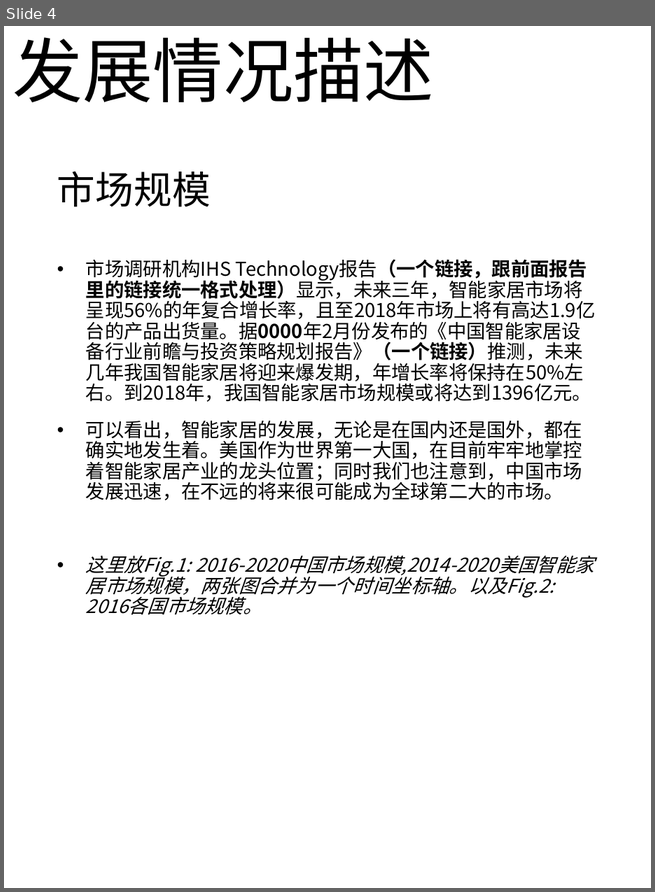
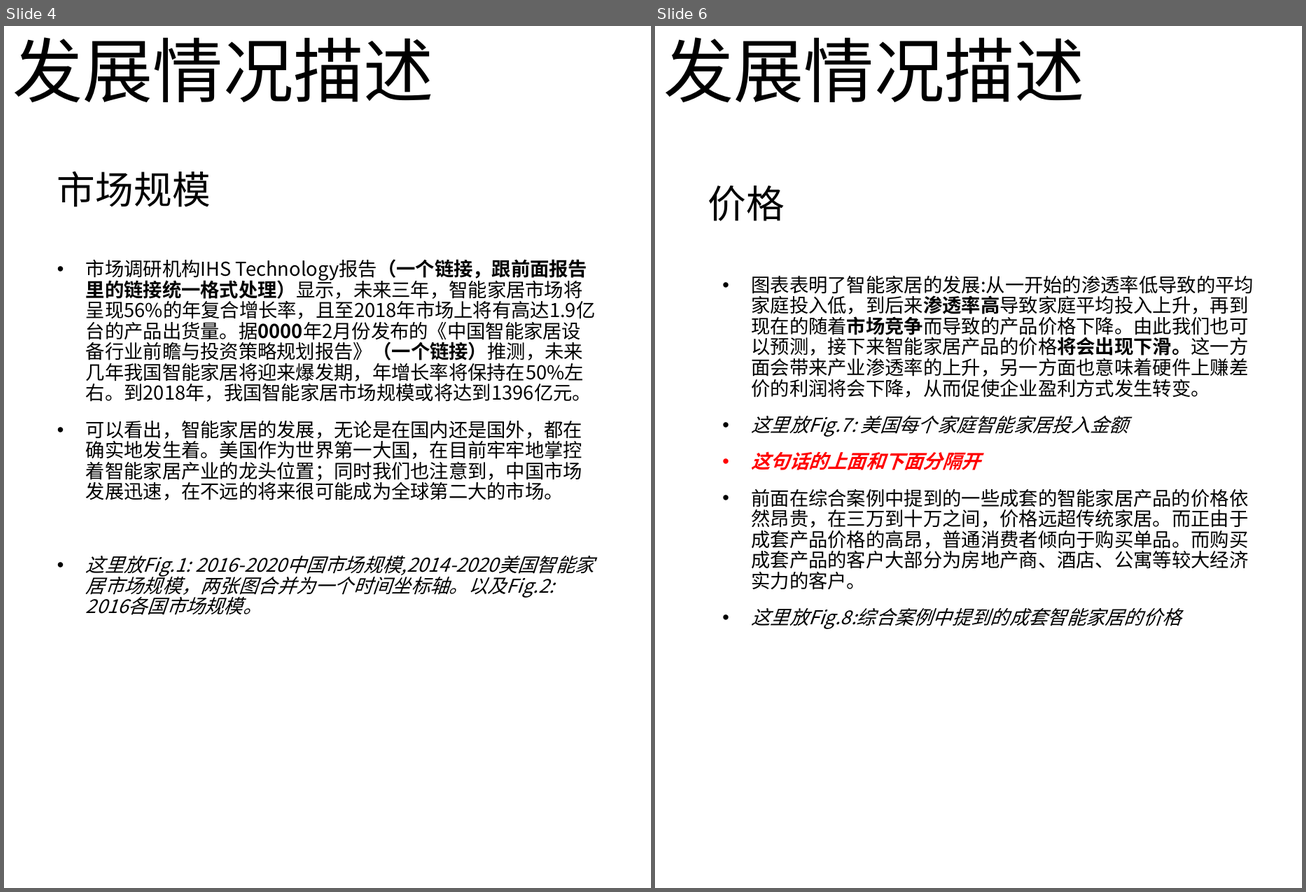
Before and after one commit to RLi43/Industry-Frontier, a slide deck: 市场/排版.pptx. Shown side by side, each under a label of ours: slide 4 before the commit, slides 4 and 6 after it; the slides between them are not shown. The pictures are 655x892 and 1306x892 pixels, drawn with LibreOffice and Linux fonts; fonts in the diff are those of the drawing. Boxes give left, top, right and bottom in pixels: in the first picture for what was removed or moved away, otherwise in the second. Text is boxed around its words. In the diff, an @@ line names an element or a change of style, - is before the commit and + after.

Commit message:
发展情况和原因分析基本上弄完了，.md里面还有几个问题

```diff
--- a/市场/排版.pptx
+++ b/市场/排版.pptx
@@ slide 6 added at bbox=[655, 26, 1302, 888], background #FFFFFF @@
@@ title added at bbox=[663, 37, 1085, 103], 58.7 pt, text #000000 @@
+发展情况描述
@@ text added at bbox=[708, 186, 785, 221], 32 pt, text #000000 @@
+价格
@@ text added at bbox=[751, 276, 1253, 629], 16 pt, text #000000 @@
+• 图表表明了智能家居的发展:从一开始的渗透率低导致的平均家庭投入低，到后来渗透率高导致家庭平均投入上升，再到现在的随着市场竞争而导致的产品价格下降。由此我们也可以预测，接下来智能家居产品的价格将会出现下滑。这一方面会带来产业渗透率的上升，另一方面也意味着硬件上赚差价的利润将会下降，从而促使企业盈利方式发生转变。
+• 这里放Fig.7: 美国每个家庭智能家居投入金额
+• 这句话的上面和下面分隔开
+• 前面在综合案例中提到的一些成套的智能家居产品的价格依然昂贵，在三万到十万之间，价格远超传统家居。而正由于成套产品价格的高昂，普通消费者倾向于购买单品。而购买成套产品的客户大部分为房地产商、酒店、公寓等较大经济实力的客户。
+• 这里放Fig.8:综合案例中提到的成套智能家居的价格
```
Also in this commit, not shown: 3 slides changed, 4 other slides added, 1 other file.
